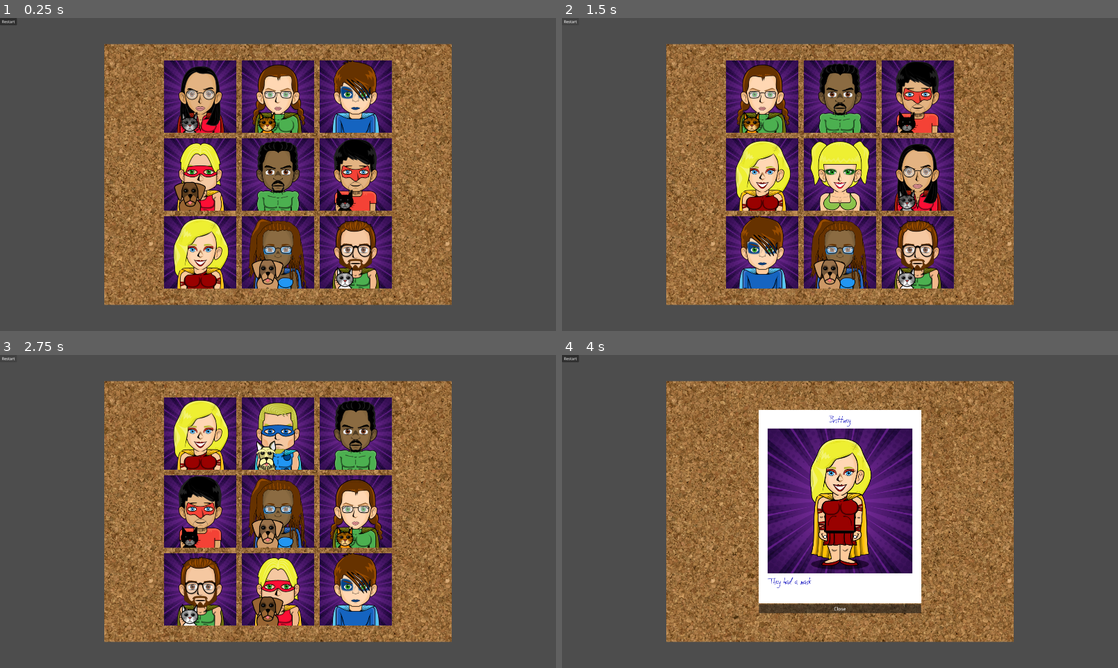
Above: before the commit, frames 1-4 (two rows, left to right).
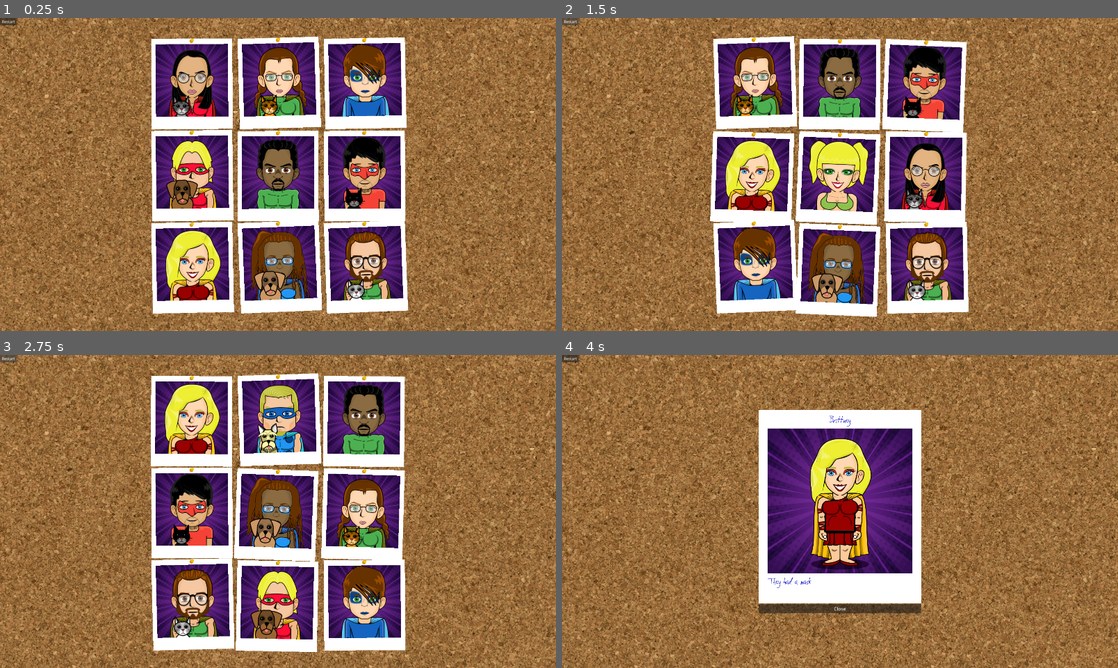
Above: after the commit, the same moments.

Repository: grapejamgames/a_hero_stole_my_wallet
Game: Godot game, scene res://main.tscn
Two runs of this game, one before a commit and one after it. Both use one fixed random seed, a clock stepped at 60 frames per second and the inputs below.
Inputs (mouse positions are in pixels of both pictures, inside the frame that each line leads up to):
- Up to frame 1 (0.25 s): no input
- Up to frame 2 (1.5 s): click "Restart" at 0.5 s; click "Restart" at 1.25 s
- Up to frame 3 (2.75 s): click "Restart" at 2 s
- Up to frame 4 (4 s): tap Enter at 2.75 s; move the mouse to (762, 433) at 2.77 s; click (762, 433) at 2.92 s; tap Space at 3.5 s; move the mouse to (728, 527) at 3.52 s; click (728, 527) at 3.67 s

The runs differ from the first frame. In frame 1, 84% of the frame differs, in the area x 0-100%, y 0-100%; in frame 2, 84%; in frame 3, 84%; in frame 4, 62%.

Commit message:
added mini-polaroids

Diff:
--- a/a_hero_stole_my_wallet/UI/Scenes/GamePlay.tscn
+++ b/a_hero_stole_my_wallet/UI/Scenes/GamePlay.tscn
@@ -20,7 +20,7 @@
 
 [sub_resource type="StyleBoxEmpty" id="StyleBoxEmpty_ail8s"]
 
-[node name="GamePlay" type="Control"]
+[node name="GamePlay" type="Control" unique_id=1128146794]
 layout_mode = 3
 anchors_preset = 15
 anchor_right = 1.0
@@ -31,14 +31,10 @@
 size_flags_vertical = 3
 script = ExtResource("1_82qy8")
 
-[node name="Panel" parent="." instance=ExtResource("2_vbmjt")]
-layout_mode = 0
-offset_left = 360.0
-offset_top = 90.0
-offset_right = 1560.0
-offset_bottom = 990.0
+[node name="Panel" parent="." unique_id=1744485310 instance=ExtResource("2_vbmjt")]
+layout_mode = 1
 
-[node name="CenterContainer" type="CenterContainer" parent="."]
+[node name="CenterContainer" type="CenterContainer" parent="." unique_id=1885121217]
 layout_mode = 1
 anchors_preset = 15
 anchor_right = 1.0
@@ -46,96 +42,96 @@
 grow_horizontal = 2
 grow_vertical = 2
 
-[node name="VBoxContainer" type="VBoxContainer" parent="CenterContainer"]
+[node name="VBoxContainer" type="VBoxContainer" parent="CenterContainer" unique_id=514267427]
 layout_mode = 2
 
-[node name="HBoxContainer" type="HBoxContainer" parent="CenterContainer/VBoxContainer"]
+[node name="HBoxContainer" type="HBoxContainer" parent="CenterContainer/VBoxContainer" unique_id=781194075]
 layout_mode = 2
 
-[node name="HeroHeadshot" parent="CenterContainer/VBoxContainer/HBoxContainer" instance=ExtResource("1_wqapa")]
+[node name="HeroHeadshot" parent="CenterContainer/VBoxContainer/HBoxContainer" unique_id=1208109923 instance=ExtResource("1_wqapa")]
 layout_mode = 2
 hero_description = ExtResource("3_82qy8")
 
-[node name="VSeparator" type="VSeparator" parent="CenterContainer/VBoxContainer/HBoxContainer"]
+[node name="VSeparator" type="VSeparator" parent="CenterContainer/VBoxContainer/HBoxContainer" unique_id=1704762894]
 layout_mode = 2
 theme_override_constants/separation = 10
 theme_override_styles/separator = SubResource("StyleBoxEmpty_82qy8")
 
-[node name="HeroHeadshot2" parent="CenterContainer/VBoxContainer/HBoxContainer" instance=ExtResource("1_wqapa")]
+[node name="HeroHeadshot2" parent="CenterContainer/VBoxContainer/HBoxContainer" unique_id=72196540 instance=ExtResource("1_wqapa")]
 layout_mode = 2
 hero_description = ExtResource("2_i2hf2")
 
-[node name="VSeparator2" type="VSeparator" parent="CenterContainer/VBoxContainer/HBoxContainer"]
+[node name="VSeparator2" type="VSeparator" parent="CenterContainer/VBoxContainer/HBoxContainer" unique_id=1829560806]
 layout_mode = 2
 theme_override_constants/separation = 10
 theme_override_styles/separator = SubResource("StyleBoxEmpty_82qy8")
 
-[node name="HeroHeadshot3" parent="CenterContainer/VBoxContainer/HBoxContainer" instance=ExtResource("1_wqapa")]
+[node name="HeroHeadshot3" parent="CenterContainer/VBoxContainer/HBoxContainer" unique_id=362101978 instance=ExtResource("1_wqapa")]
 layout_mode = 2
 hero_description = ExtResource("4_0wac4")
 
-[node name="HSeparator" type="HSeparator" parent="CenterContainer/VBoxContainer"]
+[node name="HSeparator" type="HSeparator" parent="CenterContainer/VBoxContainer" unique_id=708293201]
 layout_mode = 2
 theme_override_constants/separation = 10
 theme_override_styles/separator = SubResource("StyleBoxEmpty_0mu5b")
 
-[node name="HBoxContainer2" type="HBoxContainer" parent="CenterContainer/VBoxContainer"]
+[node name="HBoxContainer2" type="HBoxContainer" parent="CenterContainer/VBoxContainer" unique_id=606412663]
 layout_mode = 2
 
-[node name="HeroHeadshot" parent="CenterContainer/VBoxContainer/HBoxContainer2" instance=ExtResource("1_wqapa")]
+[node name="HeroHeadshot" parent="CenterContainer/VBoxContainer/HBoxContainer2" unique_id=618374925 instance=ExtResource("1_wqapa")]
 layout_mode = 2
 hero_description = ExtResource("5_0mu5b")
 
-[node name="VSeparator3" type="VSeparator" parent="CenterContainer/VBoxContainer/HBoxContainer2"]
+[node name="VSeparator3" type="VSeparator" parent="CenterContainer/VBoxContainer/HBoxContainer2" unique_id=965836835]
 layout_mode = 2
 theme_override_constants/separation = 10
 theme_override_styles/separator = SubResource("StyleBoxEmpty_82qy8")
 
-[node name="HeroHeadshot2" parent="CenterContainer/VBoxContainer/HBoxContainer2" instance=ExtResource("1_wqapa")]
+[node name="HeroHeadshot2" parent="CenterContainer/VBoxContainer/HBoxContainer2" unique_id=570312796 instance=ExtResource("1_wqapa")]
 layout_mode = 2
 hero_description = ExtResource("3_i2hf2")
 
-[node name="VSeparator4" type="VSeparator" parent="CenterContainer/VBoxContainer/HBoxContainer2"]
+[node name="VSeparator4" type="VSeparator" parent="CenterContainer/VBoxContainer/HBoxContainer2" unique_id=1979627175]
 layout_mode = 2
 theme_override_constants/separation = 10
 theme_override_styles/separator = SubResource("StyleBoxEmpty_82qy8")
 
-[node name="HeroHeadshot3" parent="CenterContainer/VBoxContainer/HBoxContainer2" instance=ExtResource("1_wqapa")]
+[node name="HeroHeadshot3" parent="CenterContainer/VBoxContainer/HBoxContainer2" unique_id=925361544 instance=ExtResource("1_wqapa")]
 layout_mode = 2
 hero_description = ExtResource("7_ail8s")
 
-[node name="HSeparator2" type="HSeparator" parent="CenterContainer/VBoxContainer"]
+[node name="HSeparator2" type="HSeparator" parent="CenterContainer/VBoxContainer" unique_id=105086433]
 custom_minimum_size = Vector2(0, 10)
 layout_mode = 2
 theme_override_constants/separation = 10
 theme_override_styles/separator = SubResource("StyleBoxEmpty_ail8s")
 
-[node name="HBoxContainer3" type="HBoxContainer" parent="CenterContainer/VBoxContainer"]
+[node name="HBoxContainer3" type="HBoxContainer" parent="CenterContainer/VBoxContainer" unique_id=226286802]
 layout_mode = 2
 
-[node name="HeroHeadshot" parent="CenterContainer/VBoxContainer/HBoxContainer3" instance=ExtResource("1_wqapa")]
+[node name="HeroHeadshot" parent="CenterContainer/VBoxContainer/HBoxContainer3" unique_id=1807218947 instance=ExtResource("1_wqapa")]
 layout_mode = 2
 hero_description = ExtResource("8_82qy8")
 
-[node name="VSeparator5" type="VSeparator" parent="CenterContainer/VBoxContainer/HBoxContainer3"]
+[node name="VSeparator5" type="VSeparator" parent="CenterContainer/VBoxContainer/HBoxContainer3" unique_id=1409864575]
 layout_mode = 2
 theme_override_constants/separation = 10
 theme_override_styles/separator = SubResource("StyleBoxEmpty_82qy8")
 
-[node name="HeroHeadshot2" parent="CenterContainer/VBoxContainer/HBoxContainer3" instance=ExtResource("1_wqapa")]
+[node name="HeroHeadshot2" parent="CenterContainer/VBoxContainer/HBoxContainer3" unique_id=1257919855 instance=ExtResource("1_wqapa")]
 layout_mode = 2
 hero_description = ExtResource("9_vbmjt")
 
-[node name="VSeparator6" type="VSeparator" parent="CenterContainer/VBoxContainer/HBoxContainer3"]
+[node name="VSeparator6" type="VSeparator" parent="CenterContainer/VBoxContainer/HBoxContainer3" unique_id=180763470]
 layout_mode = 2
 theme_override_constants/separation = 10
 theme_override_styles/separator = SubResource("StyleBoxEmpty_82qy8")
 
-[node name="HeroHeadshot3" parent="CenterContainer/VBoxContainer/HBoxContainer3" instance=ExtResource("1_wqapa")]
+[node name="HeroHeadshot3" parent="CenterContainer/VBoxContainer/HBoxContainer3" unique_id=1762731749 instance=ExtResource("1_wqapa")]
 layout_mode = 2
 hero_description = ExtResource("10_axlnd")
 
-[node name="CenterContainer2" type="CenterContainer" parent="."]
+[node name="CenterContainer2" type="CenterContainer" parent="." unique_id=1339445102]
 visible = false
 layout_mode = 1
 anchors_preset = 15
@@ -144,7 +140,7 @@
 grow_horizontal = 2
 grow_vertical = 2
 
-[node name="examine_polaroid" parent="CenterContainer2" instance=ExtResource("11_ail8s")]
+[node name="examine_polaroid" parent="CenterContainer2" unique_id=1309929077 instance=ExtResource("11_ail8s")]
 layout_mode = 2
 
 [connection signal="examine_polaroid" from="CenterContainer/VBoxContainer/HBoxContainer/HeroHeadshot" to="CenterContainer2/examine_polaroid" method="_on_hero_headshot_examine_polaroid"]
--- a/a_hero_stole_my_wallet/UI/Scenes/hero_headshot.tscn
+++ b/a_hero_stole_my_wallet/UI/Scenes/hero_headshot.tscn
@@ -1,14 +1,42 @@
-[gd_scene load_steps=2 format=3 uid="uid://cauvtfrainhwp"]
+[gd_scene format=3 uid="uid://cauvtfrainhwp"]
 
 [ext_resource type="Script" uid="uid://cbvumfdf54jxm" path="res://UI/Scripts/hero_description.gd" id="1_0bo4j"]
+[ext_resource type="Theme" uid="uid://bfje72be78mxf" path="res://UI/Themes/mini-polaroid.tres" id="2_lgaxs"]
+[ext_resource type="Texture2D" uid="uid://d1n6ybdic8bli" path="res://UI/Art/pushpin.png" id="3_7hive"]
 
-[node name="HeroHeadshot" type="Container"]
-custom_minimum_size = Vector2(250, 250)
+[node name="HeroHeadshot" type="Container" unique_id=93678270]
+custom_minimum_size = Vector2(280, 300)
 offset_right = 40.0
 offset_bottom = 40.0
 script = ExtResource("1_0bo4j")
 
-[node name="TextureRect" type="TextureRect" parent="."]
+[node name="Control" type="Control" parent="." unique_id=136247781]
+layout_mode = 2
+mouse_filter = 1
+
+[node name="PanelContainer" type="PanelContainer" parent="Control" unique_id=587020169]
+layout_mode = 0
+offset_right = 40.0
+offset_bottom = 57.0
+mouse_filter = 1
+theme = ExtResource("2_lgaxs")
+
+[node name="MarginContainer" type="MarginContainer" parent="Control/PanelContainer" unique_id=1300271128]
 layout_mode = 2
 
+[node name="VBoxContainer" type="VBoxContainer" parent="Control/PanelContainer/MarginContainer" unique_id=715763482]
+layout_mode = 2
+
+[node name="pushpin" type="TextureRect" parent="Control/PanelContainer/MarginContainer/VBoxContainer" unique_id=44290820]
+layout_mode = 2
+texture = ExtResource("3_7hive")
+stretch_mode = 3
+
+[node name="headshot" type="TextureRect" parent="Control/PanelContainer/MarginContainer/VBoxContainer" unique_id=121406027]
+layout_mode = 2
+
+[node name="Label" type="Label" parent="Control/PanelContainer/MarginContainer/VBoxContainer" unique_id=363999673]
+layout_mode = 2
+horizontal_alignment = 1
+
 [connection signal="gui_input" from="." to="." method="_on_gui_input"]
--- a/a_hero_stole_my_wallet/UI/Scenes/test_corkboard.tscn
+++ b/a_hero_stole_my_wallet/UI/Scenes/test_corkboard.tscn
@@ -1,14 +1,16 @@
-[gd_scene load_steps=2 format=3 uid="uid://c5pjhgm5hqma6"]
+[gd_scene format=3 uid="uid://c5pjhgm5hqma6"]
 
-[ext_resource type="Texture2D" uid="uid://c62ps56pjggts" path="res://Art/Materials/Cork_rgtmrnp0_1K_BaseColor.jpg" id="1_4kdgt"]
+[ext_resource type="Texture2D" uid="uid://c62ps56pjggts" path="res://UI/Art/Materials/Cork_rgtmrnp0_1K_BaseColor.jpg" id="1_4kdgt"]
 
-[node name="Panel" type="Panel"]
+[node name="Panel" type="Panel" unique_id=1038756661]
 clip_contents = true
-custom_minimum_size = Vector2(1200, 900)
-offset_right = 40.0
-offset_bottom = 40.0
+anchors_preset = 15
+anchor_right = 1.0
+anchor_bottom = 1.0
+grow_horizontal = 2
+grow_vertical = 2
 
-[node name="TextureRect" type="TextureRect" parent="."]
+[node name="TextureRect" type="TextureRect" parent="." unique_id=1582816860]
 layout_mode = 1
 anchors_preset = 15
 anchor_right = 1.0
@@ -16,5 +18,5 @@
 grow_horizontal = 2
 grow_vertical = 2
 texture = ExtResource("1_4kdgt")
-expand_mode = 2
+expand_mode = 4
 stretch_mode = 1
--- a/a_hero_stole_my_wallet/UI/Scripts/hero_description.gd
+++ b/a_hero_stole_my_wallet/UI/Scripts/hero_description.gd
@@ -1,7 +1,10 @@
+
 extends Container
 @export var hero_description: HeroDescription
 
-@onready var texture_rect: TextureRect = $TextureRect
+@onready var texture_rect: TextureRect = $Control/PanelContainer/MarginContainer/VBoxContainer/headshot
+@onready var label: Label = $Control/PanelContainer/MarginContainer/VBoxContainer/Label
+@onready var panel_container: PanelContainer = $Control/PanelContainer
 
 var statement : String = "I don't know anything"
 var hero : Node
@@ -14,6 +17,9 @@
 # Called when the node enters the scene tree for the first time.
 func _ready() -> void:
 	get_node("/root/Main").game_ready.connect(_on_game_ready)
+	randomize()
+	var random_tilt: float = randf_range(-2.5,2.5)
+	panel_container.rotation_degrees = random_tilt
 
 
 func _on_gui_input(event: InputEvent) -> void:
--- /dev/null
+++ b/a_hero_stole_my_wallet/UI/Themes/mini-polaroid.tres
@@ -0,0 +1,17 @@
+[gd_resource type="Theme" format=3 uid="uid://bfje72be78mxf"]
+
+[ext_resource type="FontFile" uid="uid://c1iit16efiep1" path="res://UI/Misc/JakobsHandwriting-Azep.ttf" id="1_ohep4"]
+
+[sub_resource type="StyleBoxFlat" id="StyleBoxFlat_5f3le"]
+bg_color = Color(1, 1, 1, 1)
+
+[resource]
+Label/colors/font_color = Color(0, 0, 0.735357, 1)
+Label/constants/line_spacing = 1
+Label/font_sizes/font_size = 24
+Label/fonts/font = ExtResource("1_ohep4")
+MarginContainer/constants/margin_bottom = 10
+MarginContainer/constants/margin_left = 15
+MarginContainer/constants/margin_right = 15
+MarginContainer/constants/margin_top = 0
+PanelContainer/styles/panel = SubResource("StyleBoxFlat_5f3le")
Not shown, changed: a_hero_stole_my_wallet/UI/Scripts/hero_description.gd.uid
